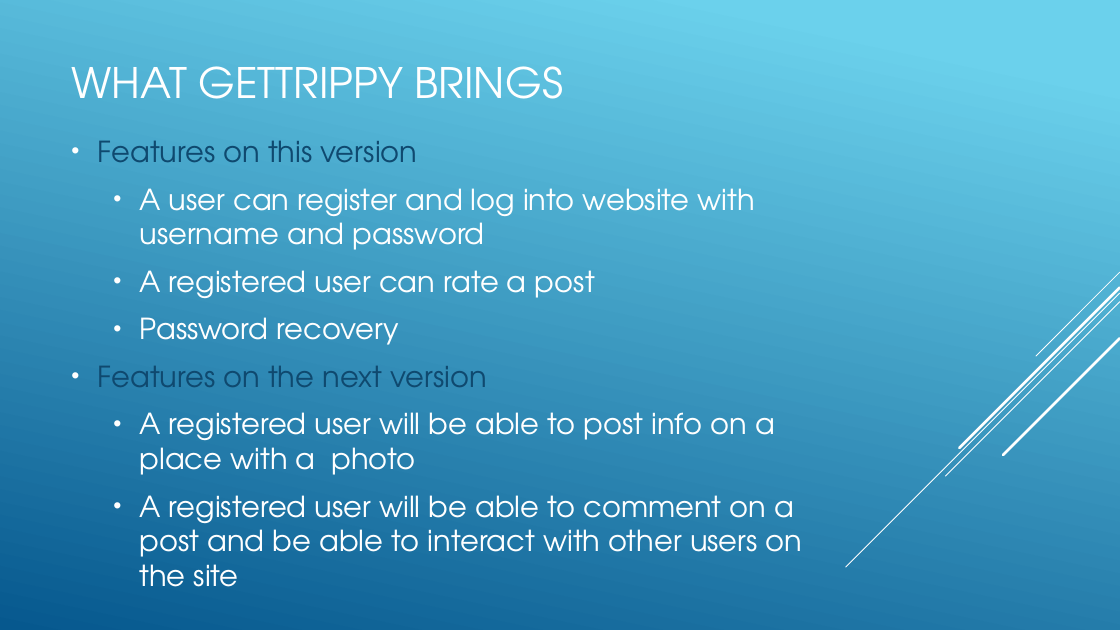
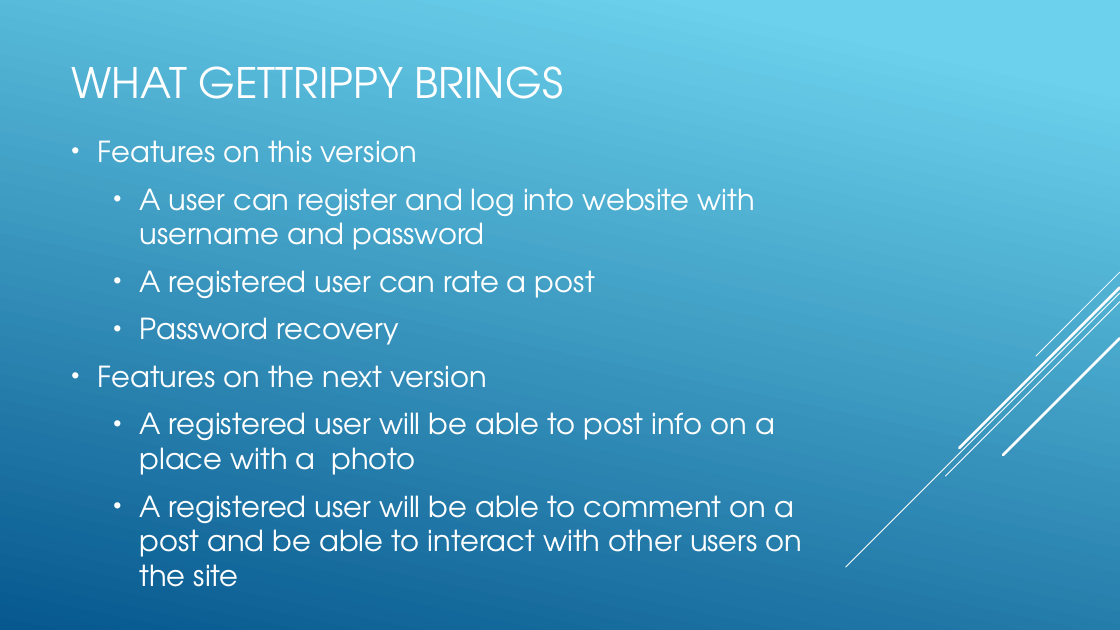
Before and after one commit to Acilyn/SyntaxError, a slide deck: slide 8 of GETTRIPPY_TRAVEL_SITE.pptx. Drawn at 1120x630 pixels with LibreOffice and Linux fonts; fonts in the diff are those of the drawing. Boxes give left, top, right and bottom in pixels: in the first picture for what was removed or moved away, otherwise in the second. Text is boxed around its words. In the diff, an @@ line names an element or a change of style, - is before the commit and + after.

```diff
--- a/GETTRIPPY_TRAVEL_SITE.pptx
+++ b/GETTRIPPY_TRAVEL_SITE.pptx
@@ text at [98, 140, 487, 388]: text colour #0F496F to #FFFFFF in "Features on this version", "Features on the next version" @@
```
Also in this commit, not shown: 4 other slides changed, 1 slide added, 1 slide removed, 2 other files.
